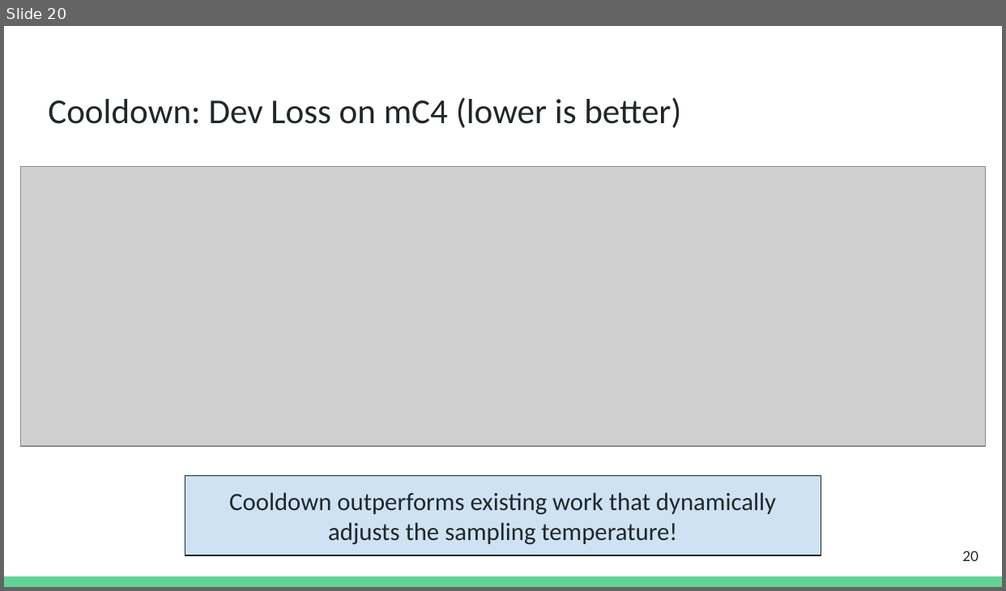
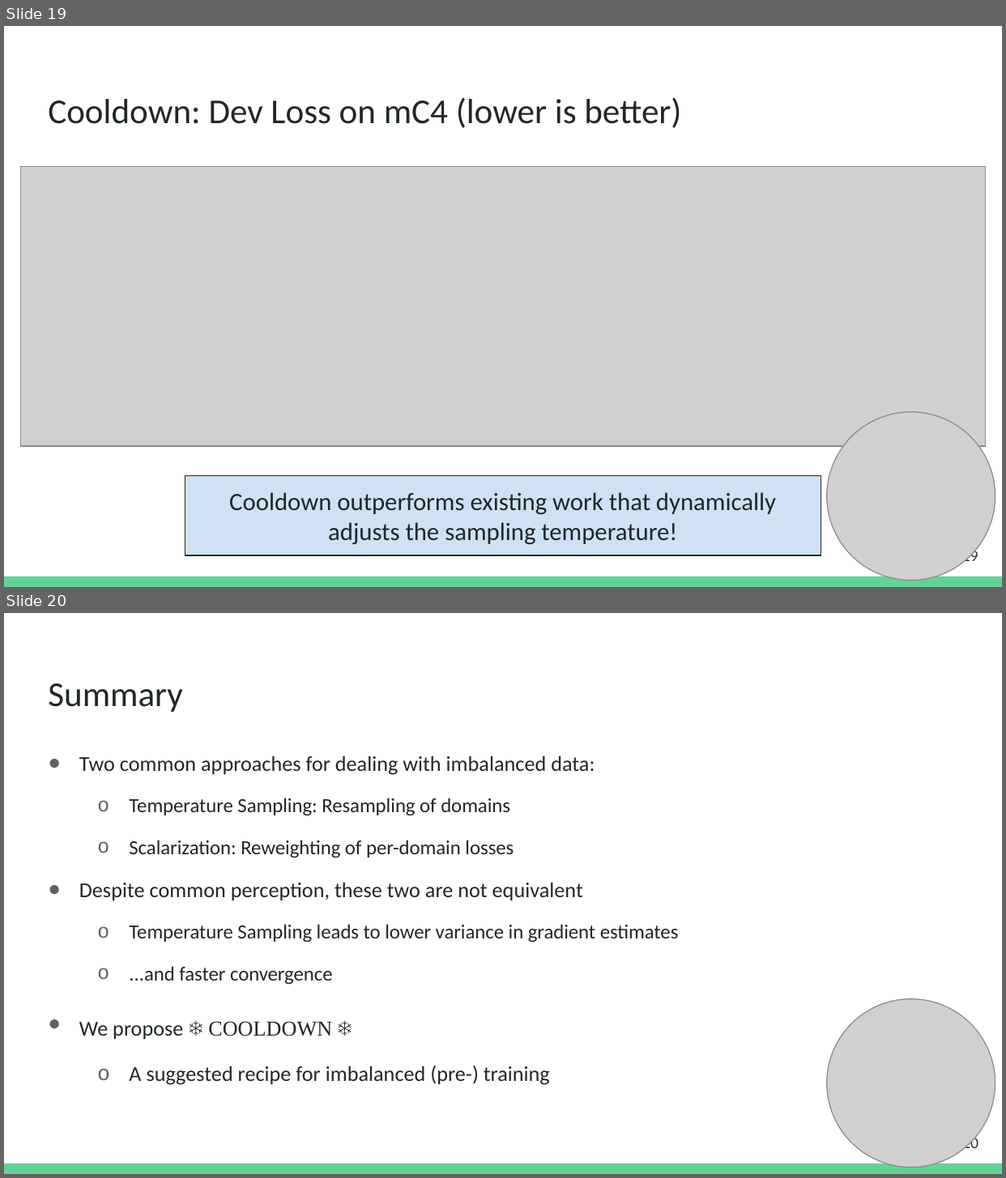
Before and after one commit to danyaljj/homepage, a slide deck: files/2025_cooldown/Cooldown_NAACL_2025_10min.pptx. Shown one above the other, each under a label of ours: slide 20 before the commit, slides 19 and 20 after it. The pictures are 1006x591 and 1006x1178 pixels, drawn with LibreOffice and Linux fonts; fonts in the diff are those of the drawing; grey boxes stand for pictures. Boxes give left, top, right and bottom in pixels: in the first picture for what was removed or moved away, otherwise in the second. Text is boxed around its words. In the diff, an @@ line names an element or a change of style, - is before the commit and + after.

```diff
--- a/files/2025_cooldown/Cooldown_NAACL_2025_10min.pptx
+++ b/files/2025_cooldown/Cooldown_NAACL_2025_10min.pptx
@@ slide 20 added at bbox=[4, 613, 1002, 1174], background #FFFFFF; not listed: 1 template element that a slide beside it also shows @@
@@ title added at bbox=[48, 683, 183, 712], 25.2 pt, text #202729 @@
+Summary
@@ text added at bbox=[79, 756, 679, 1085], 14.4 pt, text #202729 @@
+● Two common approaches for dealing with imbalanced data:
+  o Temperature Sampling: Resampling of domains
+  o Scalarization: Reweighting of per-domain losses
+● Despite common perception, these two are not equivalent
+  o Temperature Sampling leads to lower variance in gradient estimates
+  o ...and faster convergence
+● We propose ❄️ COOLDOWN ❄️
+  o A suggested recipe for imbalanced (pre-) training
@@ picture added at bbox=[826, 999, 995, 1168] @@
@@ page number added at bbox=[962, 1137, 978, 1152], 10 pt, text #202729 @@
+20
@@ what was slide 20 is now slide 19 @@
@@ slide 19 changed as well @@
@@ picture added at bbox=[826, 412, 995, 581] @@
@@ page number at bbox=[962, 550, 978, 565]: text changed @@
-20
+19
```
Also in this commit, not shown: 15 other slides changed, 4 other slides added, 6 slides removed, 3 other files.
